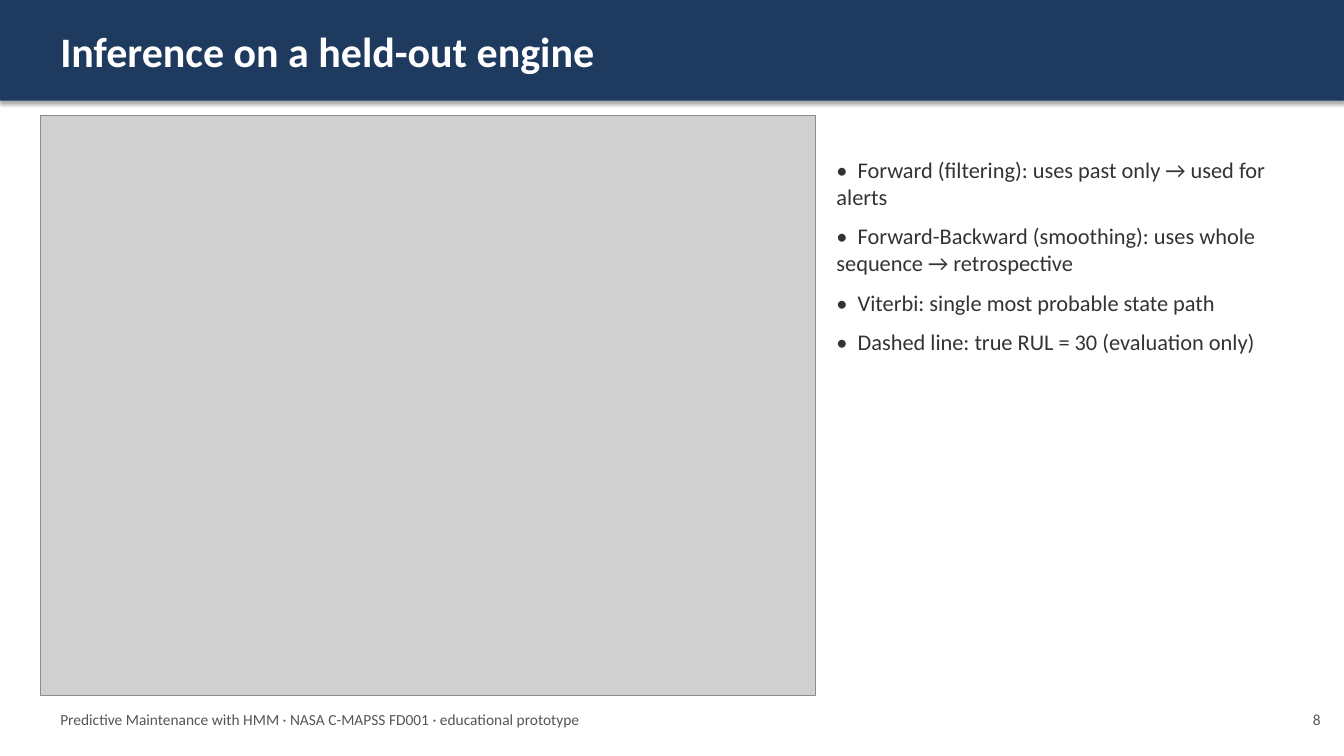
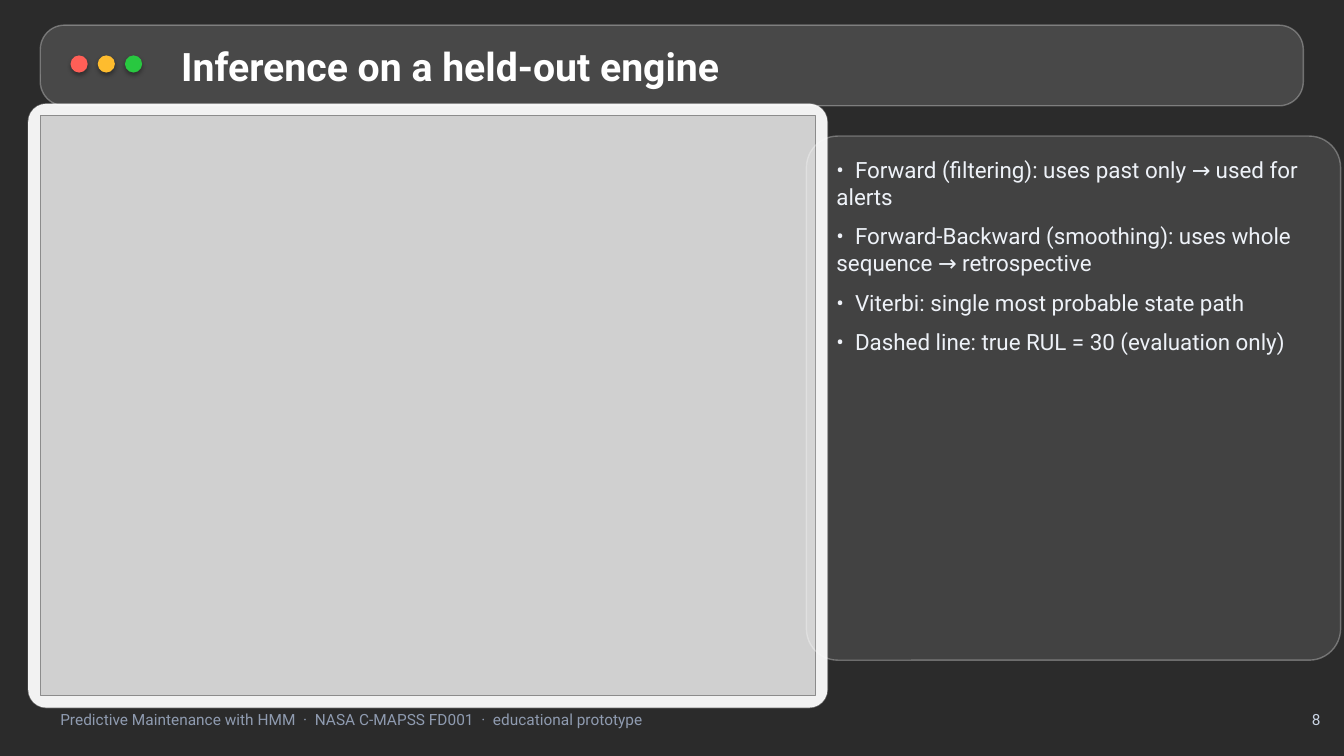
Before and after one commit to Ishita09-prog/predictive-maintenance-hmm, a slide deck: slide 8 of reports/Presentation.pptx. Drawn at 1344x756 pixels with LibreOffice and Linux fonts; fonts in the diff are those of the drawing; grey boxes stand for pictures; background and template pictures are left out; a plain dark background stands for a picture behind light text. Boxes give left, top, right and bottom in pixels: in the first picture for what was removed or moved away, otherwise in the second. Text is boxed around its words. In the diff, an @@ line names an element or a change of style, - is before the commit and + after.

```diff
--- a/reports/Presentation.pptx
+++ b/reports/Presentation.pptx
@@ background #FFFFFF to picture (left out) @@
@@ rectangle removed at bbox=[0, 0, 1344, 101] @@
@@ rounded rectangle added at bbox=[40, 25, 1304, 106], fill #FFFFFF at 14% opacity, outline #FFFFFF 1 pt @@
@@ ellipse added at bbox=[71, 55, 88, 73], fill #FF5F57 @@
@@ ellipse added at bbox=[98, 55, 115, 73], fill #FEBC2E @@
@@ ellipse added at bbox=[125, 55, 142, 73], fill #28C840 @@
@@ text "Inference on a held-out engine": place and size @@
-text "Inference on a held-out engine" at bbox=[60, 37, 594, 74]
+text "Inference on a held-out engine" at bbox=[181, 51, 719, 89]
@@ text "Inference on a held-out engine" at bbox=[181, 51, 719, 89]: size 30 to 28 pt, font Calibri to Roboto @@
@@ rounded rectangle added at bbox=[28, 104, 828, 708], fill #FFFFFF at 94% opacity, outline #FFFFFF 1 pt @@
@@ rounded rectangle added at bbox=[807, 136, 1341, 660], fill #FFFFFF at 11% opacity, outline #FFFFFF 1 pt @@
@@ text "• Forward (filtering): uses past ..." at bbox=[836, 160, 1298, 355]: font Calibri to Roboto, text colour #333333 to #EEF2F8 @@
@@ text "Predictive Maintenance with HMM · ..." at bbox=[60, 713, 642, 728]: font Calibri to Roboto, text colour #555555 to #8F9BB0 @@
@@ text "8" at bbox=[1312, 714, 1321, 725]: font Calibri to Roboto, text colour #555555 to #C9D3E3 @@
```
Also in this commit, not shown: 13 other slides changed, 4 other files.
